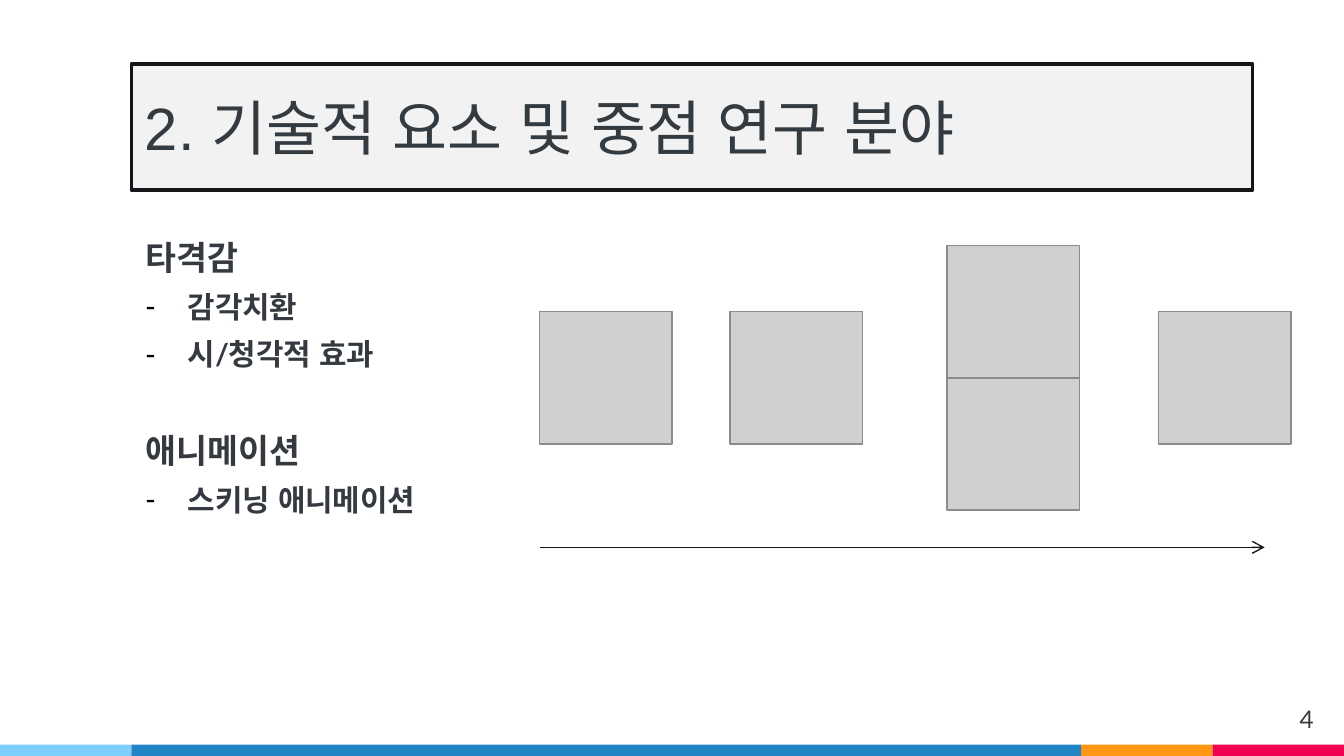
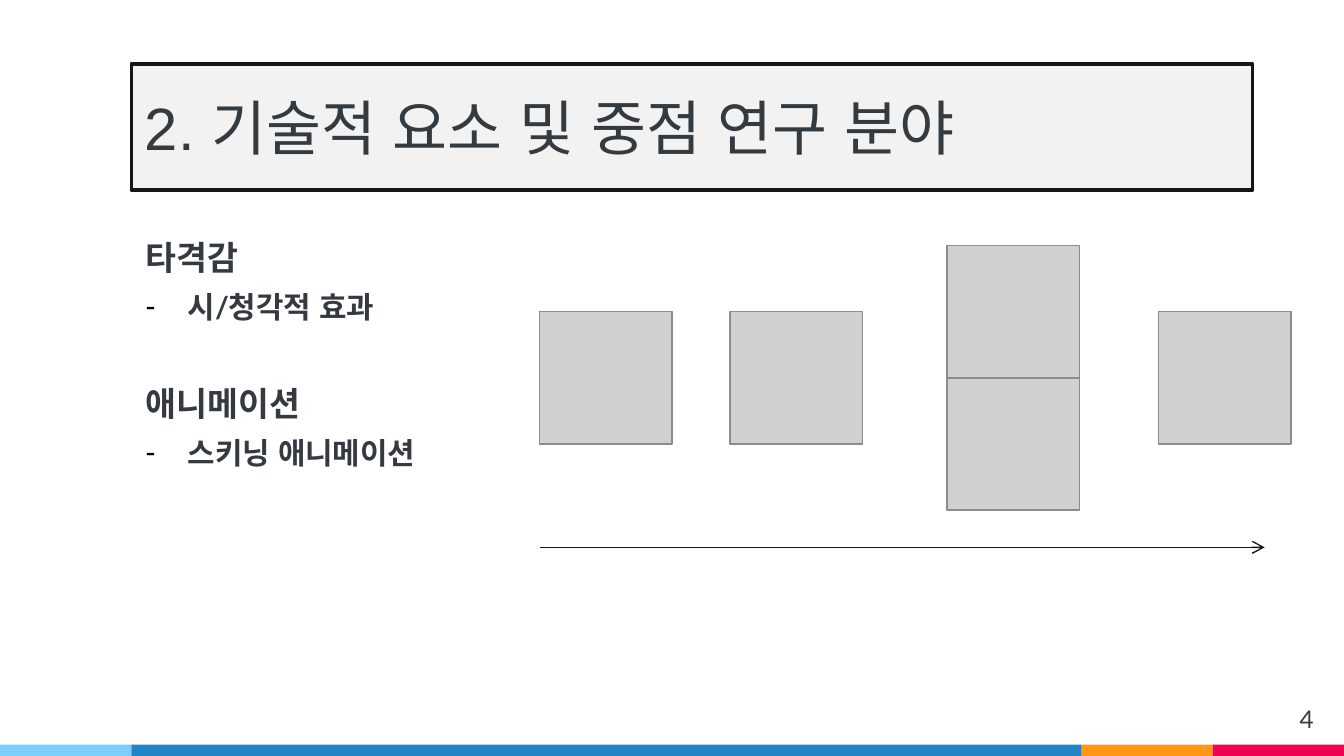
Before and after one commit to wsj2681/Anger_Control_Disoder, a slide deck: slide 4 of Capstone Design/발표자료/중간발표/v2.pptx. Drawn at 1344x756 pixels with LibreOffice and Linux fonts; fonts in the diff are those of the drawing; grey boxes stand for pictures. Boxes give left, top, right and bottom in pixels: in the first picture for what was removed or moved away, otherwise in the second. Text is boxed around its words. In the diff, an @@ line names an element or a change of style, - is before the commit and + after.

```diff
--- a/Capstone Design/발표자료/중간발표/v2.pptx
+++ b/Capstone Design/발표자료/중간발표/v2.pptx
@@ text at [188,293,298,321]: paragraph removed @@
-– 감각치환
```
Also in this commit, not shown: 5 other slides changed, 2 slides added, 2 other files.
